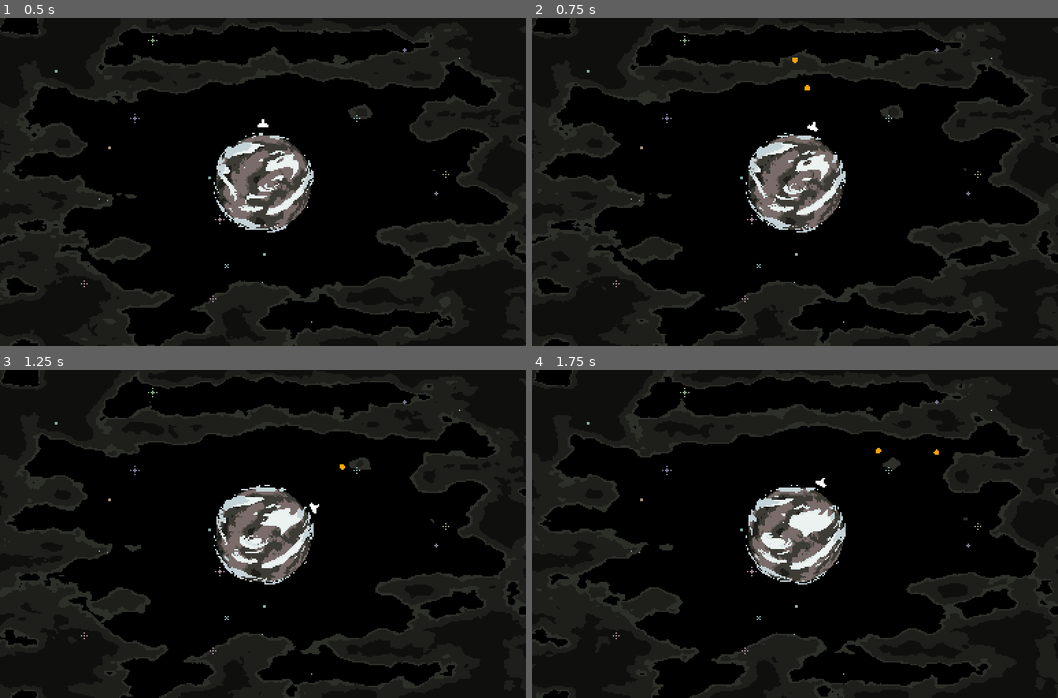
Above: before the commit, frames 1-4 (two rows, left to right).
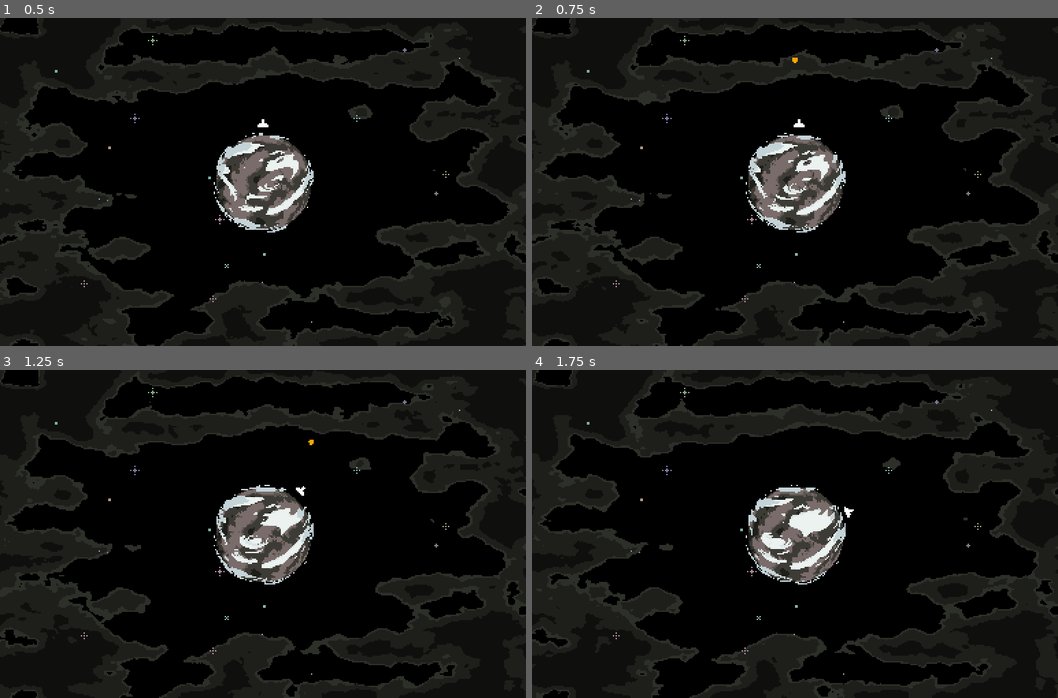
Above: after the commit, the same moments.

Repository: OriginTwo/planet-protector
Game: Godot game, scene res://scene/game.tscn
Same seed, same stepped clock (60 frames per second), same inputs: the game is played once before the commit and once after it. The project has no main scene, so this scene is started directly.
Inputs:
- Up to frame 1 (0.5 s): no input
- Up to frame 2 (0.75 s): tap Enter (ui_accept) at 0.5, 0.6 s; hold Right (ui_right) from 0.53 s (still down)
- Up to frame 3 (1.25 s): keep holding Right (ui_right); tap Enter (ui_accept) at 0.77, 1.07 s
- Up to frame 4 (1.75 s): release Right (ui_right) at 1.28 s; hold Left (ui_left) from 1.28 s (still down); tap Enter (ui_accept) at 1.35, 1.52 s

Frame 1 is identical in both runs. In frame 2, less than 0.1% of the frame differs, in the area x 49-55%, y 20-35%; in frame 3, less than 0.1%; in frame 4, less than 0.1%, in the area x 53-78%, y 23-45%.

Commit message:
improve cannon + more health on large asteroid

Diff:
--- a/scene/asteroid/asteroid_size_data.gd
+++ b/scene/asteroid/asteroid_size_data.gd
@@ -1,6 +1,7 @@
 class_name AsteroidSizeData
 extends Resource
 
+@export var health: int = 1
 @export var radius: float
 @export var linear_speed: float
 @export var angular_speed: float
--- a/scene/asteroid/asteroid_spawner.gd
+++ b/scene/asteroid/asteroid_spawner.gd
@@ -17,7 +17,8 @@
 	add_child(asteroid)
 	var angle := randf_range(0, TAU)
 	var size_data: AsteroidSizeData = ASTEROID_SIZE_DATAS.pick_random()
-	asteroid.global_position = Vector2.from_angle(angle)*300
+	asteroid.global_position = Vector2.from_angle(angle)*250
+	asteroid.health.max_health = size_data.health
 	asteroid.linear_speed = size_data.linear_speed
 	asteroid.angular_speed = size_data.angular_speed
 	asteroid.setup(size_data.radius, size_data.mask_textures.pick_random())
--- a/scene/asteroid/big_asteroid_data.tres
+++ b/scene/asteroid/big_asteroid_data.tres
@@ -7,6 +7,7 @@
 
 [resource]
 script = ExtResource("1_js3d7")
+health = 3
 radius = 16.0
 linear_speed = 15.0
 angular_speed = 0.785
--- a/scene/asteroid/medium_asteroid_data.tres
+++ b/scene/asteroid/medium_asteroid_data.tres
@@ -7,6 +7,7 @@
 
 [resource]
 script = ExtResource("1_chwxl")
+health = 2
 radius = 12.0
 linear_speed = 18.0
 angular_speed = 1.047
--- a/scene/cannon/cannon.gd
+++ b/scene/cannon/cannon.gd
@@ -1,21 +1,33 @@
 extends Node2D
 
 const PROJECTILE_SCENE := preload("res://scene/cannon/projectile.tscn")
-const SPEED: float = PI/2
+const MAX_SPEED: float = PI/2
+const ACCELERATION: float = MAX_SPEED*2
+const FRICTION: float = MAX_SPEED
 
 @onready var projectiles := get_tree().get_first_node_in_group("projectiles")
 @onready var muzzle: Marker2D = $Muzzle
+@onready var shoot_cooldown_timer: Timer = $ShootCooldownTimer
 
+var speed: float = 0
 var angle: float = PI/2
 
 func _process(delta: float) -> void:
-	angle += Input.get_axis("ui_right", "ui_left")*SPEED*delta
+	if Input.is_action_pressed("ui_left"):
+		speed = move_toward(speed, MAX_SPEED, ACCELERATION*delta)
+	elif Input.is_action_pressed("ui_right"):
+		speed = move_toward(speed, -MAX_SPEED, ACCELERATION*delta)
+	else:
+		speed = move_toward(speed, 0, FRICTION*delta)
+
+	angle += speed*delta
 
 	global_position = Vector2.from_angle(-angle)*(Global.PLANET_RADIUS + 5)
 	global_rotation = -angle
 
-	if Input.is_action_just_pressed("ui_accept"):
+	if Input.is_action_just_pressed("ui_accept") && shoot_cooldown_timer.is_stopped():
 		var projectile := PROJECTILE_SCENE.instantiate()
 		projectiles.add_child(projectile)
 		projectile.global_position = muzzle.global_position
 		projectile.direction = Vector2.from_angle(-angle)
+		shoot_cooldown_timer.start()
--- a/scene/cannon/cannon.tscn
+++ b/scene/cannon/cannon.tscn
@@ -12,3 +12,7 @@
 
 [node name="Muzzle" type="Marker2D" parent="."]
 position = Vector2(6, 0)
+
+[node name="ShootCooldownTimer" type="Timer" parent="."]
+wait_time = 0.5
+one_shot = true
--- a/scene/component/health.gd
+++ b/scene/component/health.gd
@@ -4,7 +4,11 @@
 signal depleted()
 
 @export var hurtbox: Hurtbox
-@export var max_health: int = 1
+@export var max_health: int = 1 :
+	set(value):
+		var old_value := max_health
+		max_health = value
+		health += (max_health - old_value)
 
 @onready var health := max_health :
 	set(value):
Not shown, changed: todo.txt
